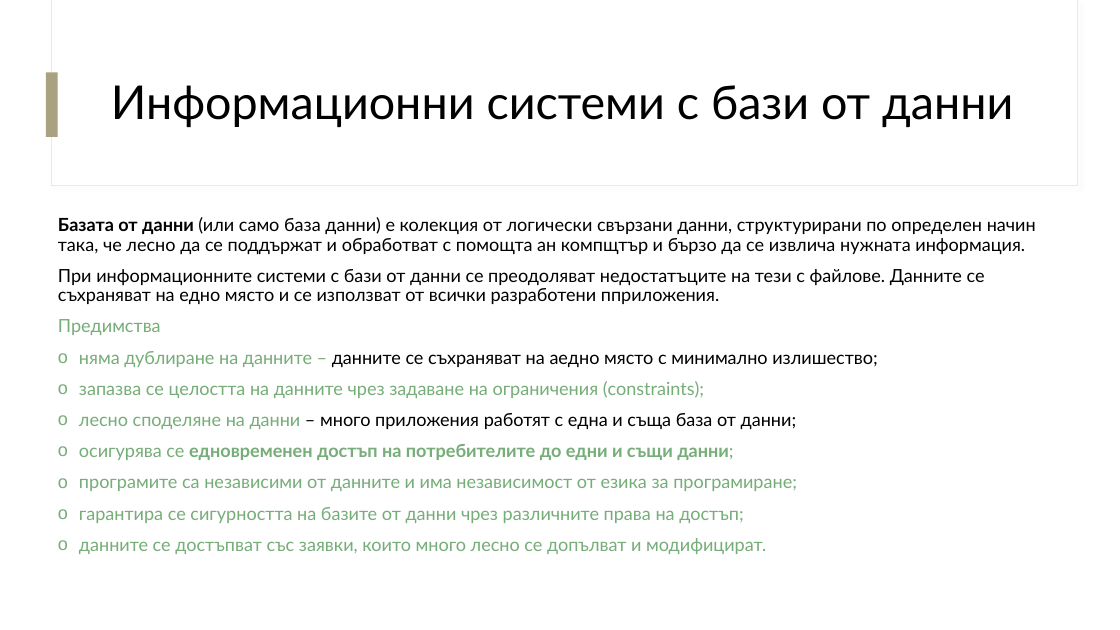
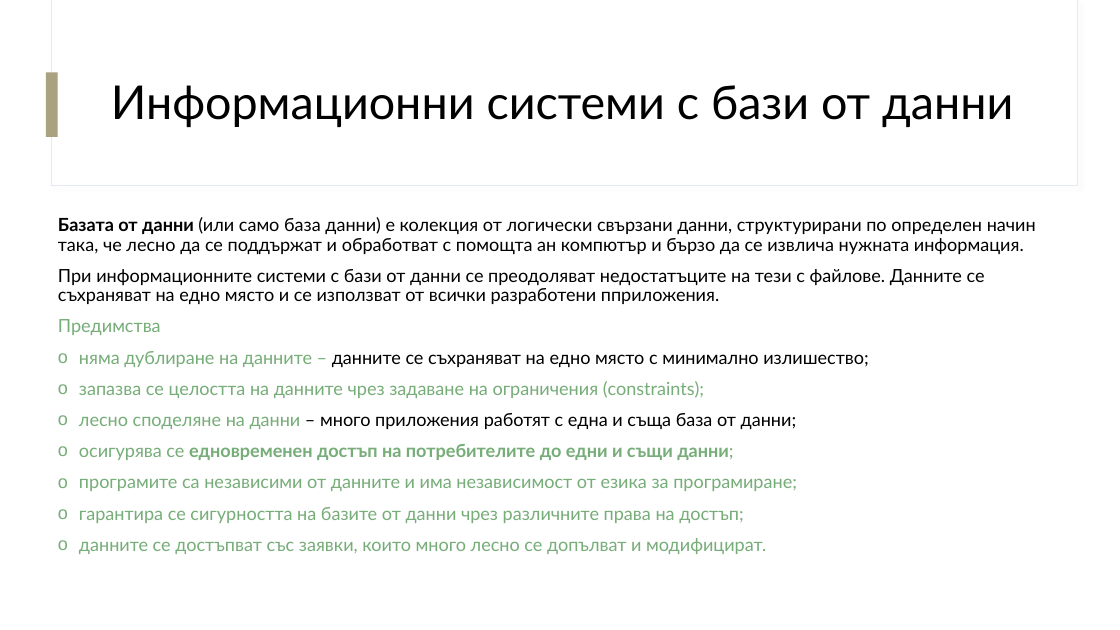
Before and after one commit to ahmedmatem/ppmg, a slide deck: slide 9 of XII class/DB - Module 3/02. Въведение в ИС/Въведение в информационните системи.pptx. Drawn at 1120x630 pixels with LibreOffice and Linux fonts; fonts in the diff are those of the drawing. Boxes give left, top, right and bottom in pixels: in the first picture for what was removed or moved away, otherwise in the second. Text is boxed around its words. In the diff, an @@ line names an element or a change of style, - is before the commit and + after.

Commit message:
new presentation

```diff
--- a/XII class/DB - Module 3/02. Въведение в ИС/Въведение в информационните системи.pptx
+++ b/XII class/DB - Module 3/02. Въведение в ИС/Въведение в информационните системи.pptx
@@ text at (58,217,1036,254): text changed @@
-Базата от данни (или само база данни) е колекция от логически свързани данни, структурирани по определен начин така, че лесно да се поддържат и обработват с помощта ан компщтър и бързо да се извлича нужната информация.
+Базата от данни (или само база данни) е колекция от логически свързани данни, структурирани по определен начин така, че лесно да се поддържат и обработват с помощта ан компютър и бързо да се извлича нужната информация.
@@ text at (79,351,869,367): text changed @@
-o няма дублиране на данните – данните се съхраняват на аедно място с минимално излишество;
+o няма дублиране на данните – данните се съхраняват на едно място с минимално излишество;
```
Also in this commit, not shown: 3 other slides changed, 1 other file.
